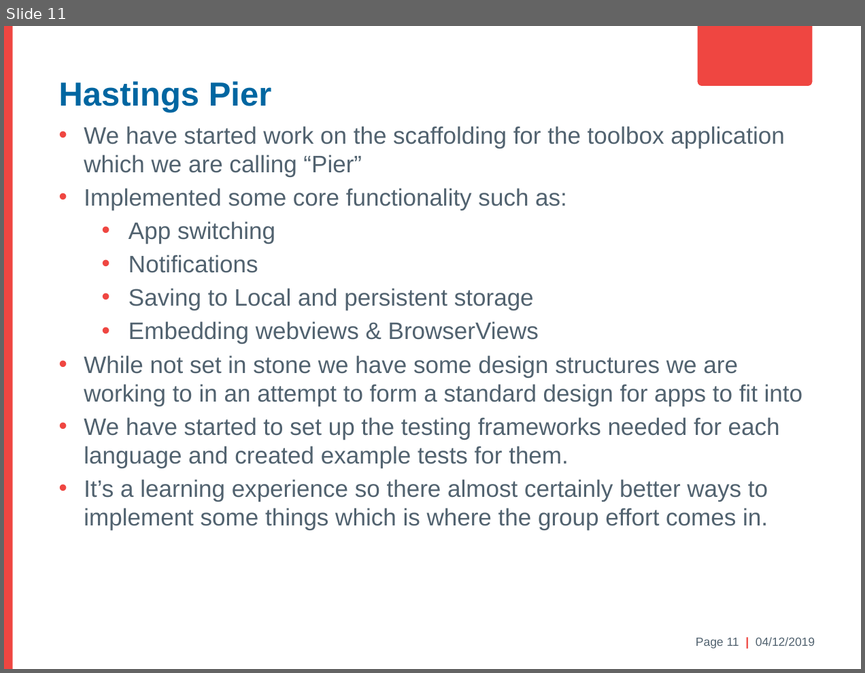
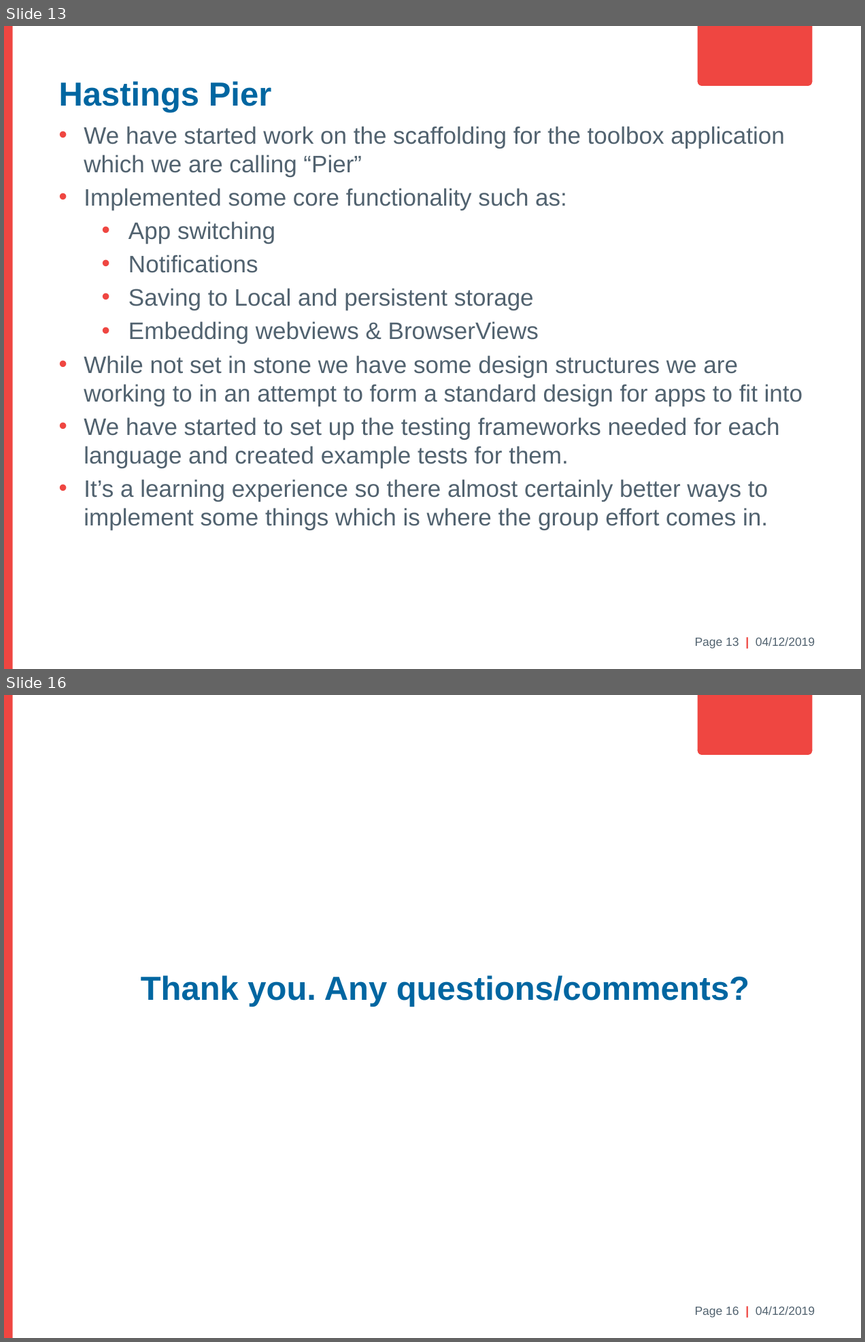
Before and after one commit to antonmaeso/HastingsPier, a slide deck: Electron Brownbag.pptx. Shown one above the other, each under a label of ours: slide 11 before the commit, slides 13 and 16 after it; the slides between them are not shown. The pictures are 865x673 and 865x1342 pixels, drawn with LibreOffice and Linux fonts; fonts in the diff are those of the drawing; background and template pictures are left out. Boxes give left, top, right and bottom in pixels: in the first picture for what was removed or moved away, otherwise in the second. Text is boxed around its words. In the diff, an @@ line names an element or a change of style, - is before the commit and + after.

```diff
--- a/Electron Brownbag.pptx
+++ b/Electron Brownbag.pptx
@@ slide 16 added at [4,695,861,1338], background #FFFFFF; not listed: 6 template elements that a slide beside it also shows @@
@@ text added at [141,975,749,1006], 28 pt, text #0066A1, bold @@
+Thank you. Any questions/comments?
@@ what was slide 11 is now slide 13 @@
@@ text at [695,637,815,648]: text changed @@
-Page 11 | 04/12/2019
+Page 13 | 04/12/2019
```
Also in this commit, not shown: 5 slides changed, 3 other slides added, 1 slide removed, 1 other file.
